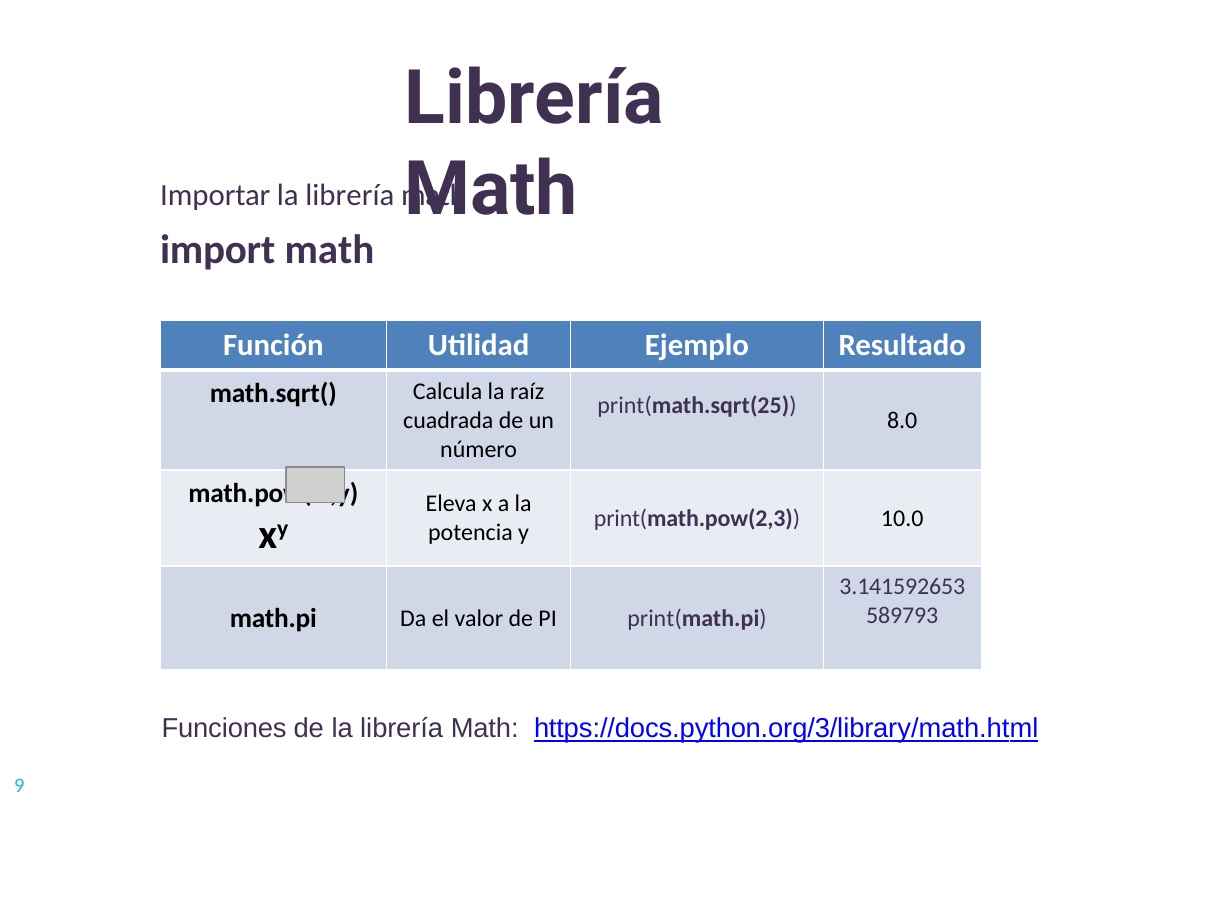
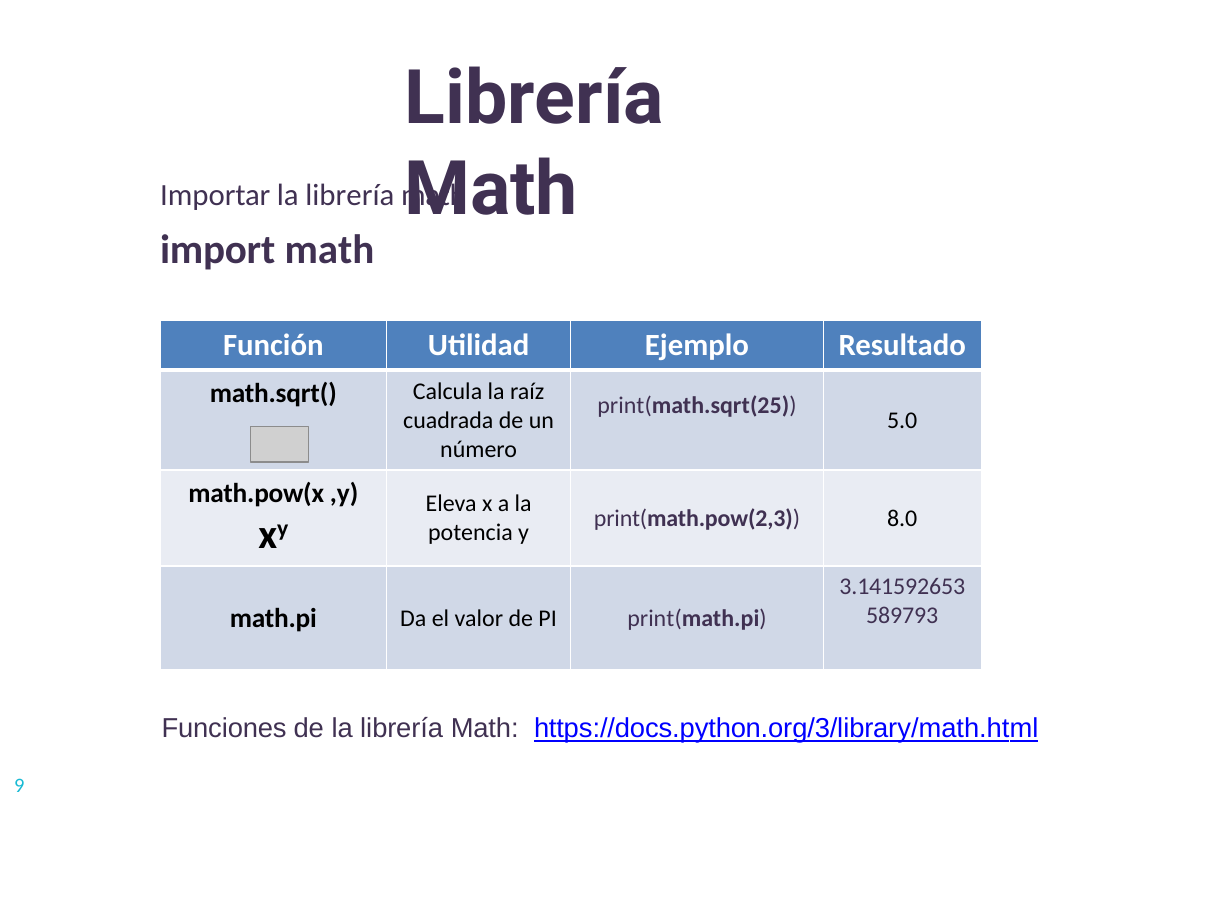
Before and after one commit to lizetheP/PensamientoC, a slide deck: slide 22 of Calendario2019/Presentaciones/Semana2/2_4_FuncionesF.pptx. Drawn at 1232x924 pixels with LibreOffice and Linux fonts; fonts in the diff are those of the drawing; grey boxes stand for pictures. Boxes give left, top, right and bottom in pixels: in the first picture for what was removed or moved away, otherwise in the second. Text is boxed around its words. In the diff, an @@ line names an element or a change of style, - is before the commit and + after.

```diff
--- a/Calendario2019/Presentaciones/Semana2/2_4_FuncionesF.pptx
+++ b/Calendario2019/Presentaciones/Semana2/2_4_FuncionesF.pptx
@@ table at bbox=[160, 320, 981, 667] @@
-row 2, column 4: 8.0
+row 2, column 4: 5.0
-row 3, column 4: 10.0
+row 3, column 4: 8.0
@@ picture: place and size @@
-picture at bbox=[286, 467, 344, 503]
+picture at bbox=[250, 426, 308, 462]
```
Also in this commit, not shown: 1 other file.
